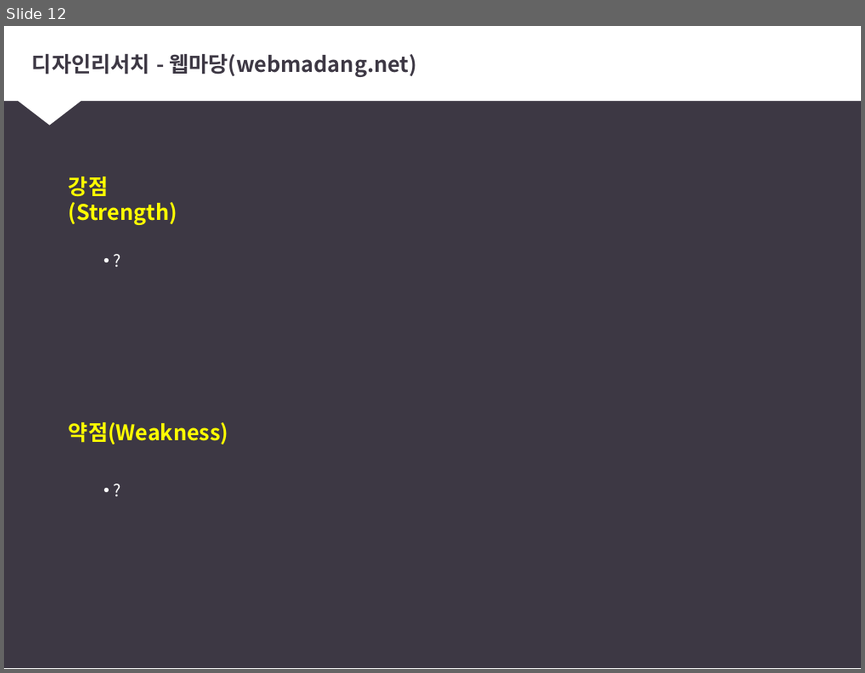
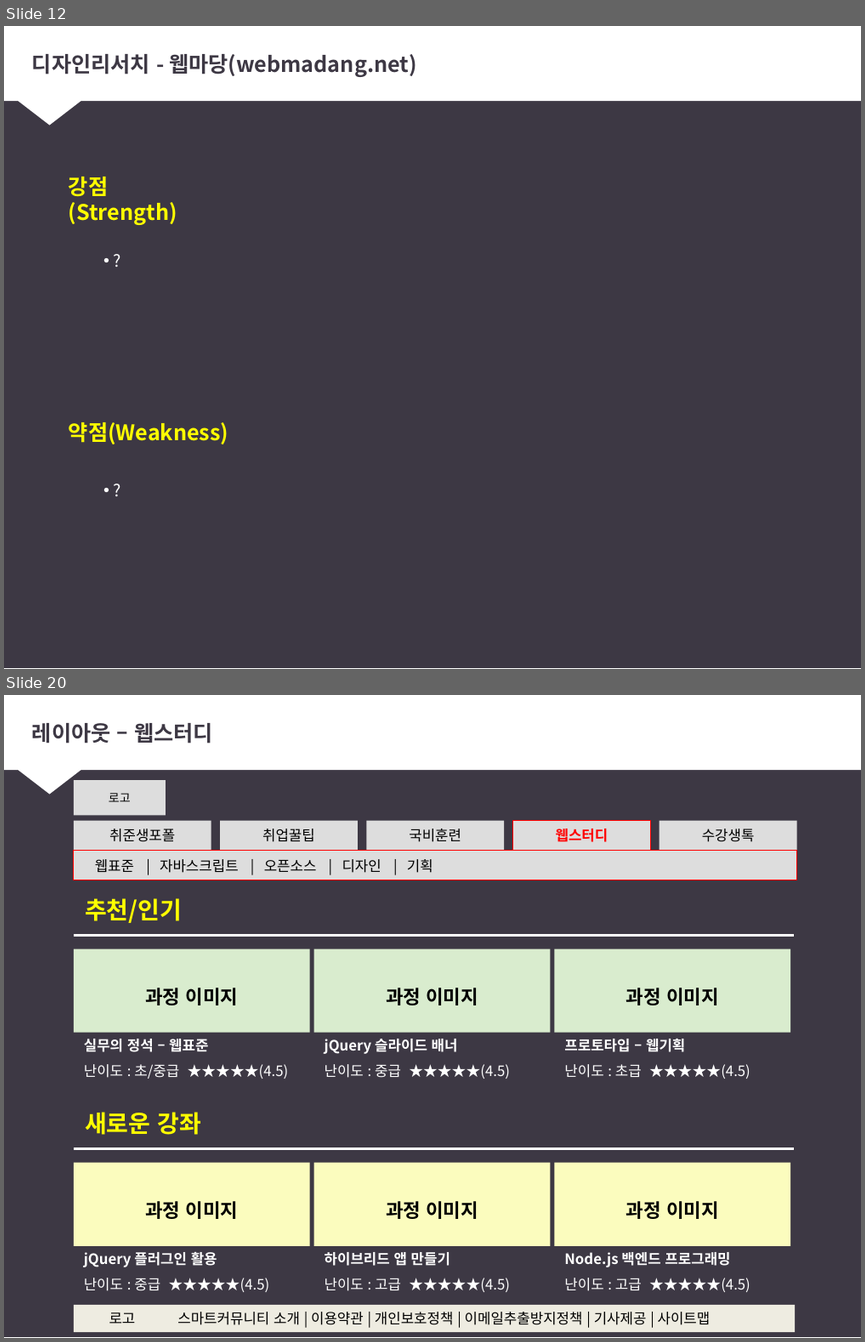
Before and after one commit to Jinseoyoung/uiux-1, a slide deck: study/프로토타입/스마트커뮤니티 - 기초데이터수집.pptx. Shown one above the other, each under a label of ours: slide 12 before the commit, slides 12 and 20 after it; the slides between them are not shown. The pictures are 865x673 and 865x1342 pixels, drawn with LibreOffice and Linux fonts; fonts in the diff are those of the drawing. Boxes give left, top, right and bottom in pixels: in the first picture for what was removed or moved away, otherwise in the second. Text is boxed around its words. In the diff, an @@ line names an element or a change of style, - is before the commit and + after.

```diff
--- a/study/프로토타입/스마트커뮤니티 - 기초데이터수집.pptx
+++ b/study/프로토타입/스마트커뮤니티 - 기초데이터수집.pptx
@@ slide 20 added at [4,695,861,1338], background #FFFFFF; not listed: 3 template elements that a slide beside it also shows @@
@@ title added at [32,723,213,743], 18 pt, text #3D3844, bold @@
+레이아웃 – 웹스터디
@@ rectangle added at [74,780,166,815], fill #DDDDDD, 10 pt, text #000000 @@
+로고
@@ rectangle added at [74,821,211,851], fill #DDDDDD, 12 pt, text #000000 @@
+취준생포폴
@@ rectangle added at [220,821,358,851], fill #DDDDDD, 12 pt, text #000000 @@
+취업꿀팁
@@ rectangle added at [366,821,505,851], fill #DDDDDD, 12 pt, text #000000 @@
+국비훈련
@@ rectangle added at [513,821,651,851], fill #DDDDDD, outline #FF0000 0.75 pt, 12 pt, text #FF0000, bold @@
+웹스터디
@@ rectangle added at [659,821,797,851], fill #DDDDDD, 12 pt, text #000000 @@
+수강생톡
@@ rectangle added at [74,850,796,880], fill #DDDDDD, outline #FF0000 0.75 pt, 12 pt, text #000000 @@
+웹표준 | 자바스크립트 | 오픈소스 | 디자인 | 기획
@@ text added at [85,898,182,923], 20 pt, text #FFFF00, bold @@
+추천/인기
@@ line added from (74, 935) to (794, 935), #FFFFFF 2.25 pt @@
@@ rectangle added at [74,948,310,1032], fill #D9ECCE, 16 pt, text #000000, bold @@
+과정 이미지
@@ rectangle added at [314,948,551,1032], fill #D9ECCE, 16 pt, text #000000, bold @@
+과정 이미지
@@ rectangle added at [554,948,790,1032], fill #D9ECCE, 16 pt, text #000000, bold @@
+과정 이미지
@@ text added at [84,1038,208,1052], 12 pt, text #FFFFFF, bold @@
+실무의 정석 – 웹표준
@@ text added at [324,1038,458,1054], 12 pt, text #FFFFFF, bold @@
+jQuery 슬라이드 배너
@@ text added at [564,1038,685,1052], 12 pt, text #FFFFFF, bold @@
+프로토타입 – 웹기획
@@ text added at [84,1064,289,1078], 12 pt, text #FFFFFF @@
+난이도 : 초/중급 ★★★★★(4.5)
@@ text added at [324,1064,510,1078], 12 pt, text #FFFFFF @@
+난이도 : 중급 ★★★★★(4.5)
@@ text added at [564,1064,750,1078], 12 pt, text #FFFFFF @@
+난이도 : 초급 ★★★★★(4.5)
@@ text added at [85,1111,201,1134], 20 pt, text #FFFF00, bold @@
+새로운 강좌
@@ line added from (74, 1149) to (794, 1149), #FFFFFF 2.25 pt @@
@@ rectangle added at [74,1162,310,1245], fill #FBFCBE, 16 pt, text #000000, bold @@
+과정 이미지
@@ rectangle added at [314,1162,551,1245], fill #FBFCBE, 16 pt, text #000000, bold @@
+과정 이미지
@@ rectangle added at [554,1162,790,1245], fill #FBFCBE, 16 pt, text #000000, bold @@
+과정 이미지
@@ text added at [84,1252,217,1267], 12 pt, text #FFFFFF, bold @@
+jQuery 플러그인 활용
@@ text added at [324,1252,450,1265], 12 pt, text #FFFFFF, bold @@
+하이브리드 앱 만들기
@@ text added at [564,1252,730,1267], 12 pt, text #FFFFFF, bold @@
+Node.js 백엔드 프로그래밍
@@ text added at [84,1277,270,1292], 12 pt, text #FFFFFF @@
+난이도 : 중급 ★★★★★(4.5)
@@ text added at [324,1277,510,1292], 12 pt, text #FFFFFF @@
+난이도 : 고급 ★★★★★(4.5)
@@ text added at [564,1277,750,1292], 12 pt, text #FFFFFF @@
+난이도 : 고급 ★★★★★(4.5)
@@ rectangle added at [74,1304,794,1332], fill #EEECE1 @@
@@ text added at [109,1312,136,1323], 12 pt, text #000000 @@
+로고
@@ text added at [177,1311,710,1325], 12 pt, text #000000 @@
+스마트커뮤니티 소개 | 이용약관 | 개인보호정책 | 이메일추출방지정책 | 기사제공 | 사이트맵
```
Also in this commit, not shown: 3 slides changed, 6 other slides added, 3 other files.
